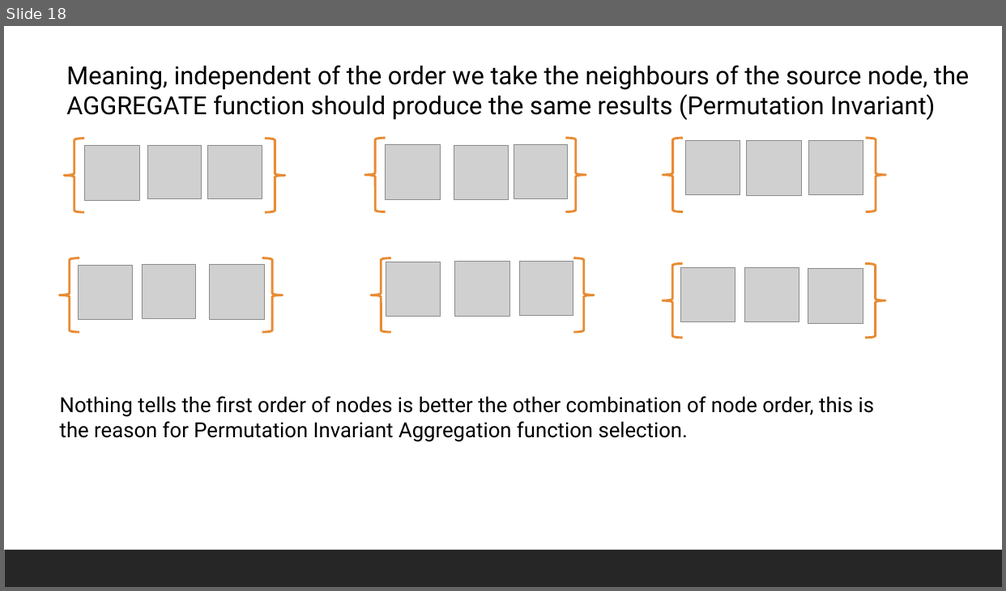
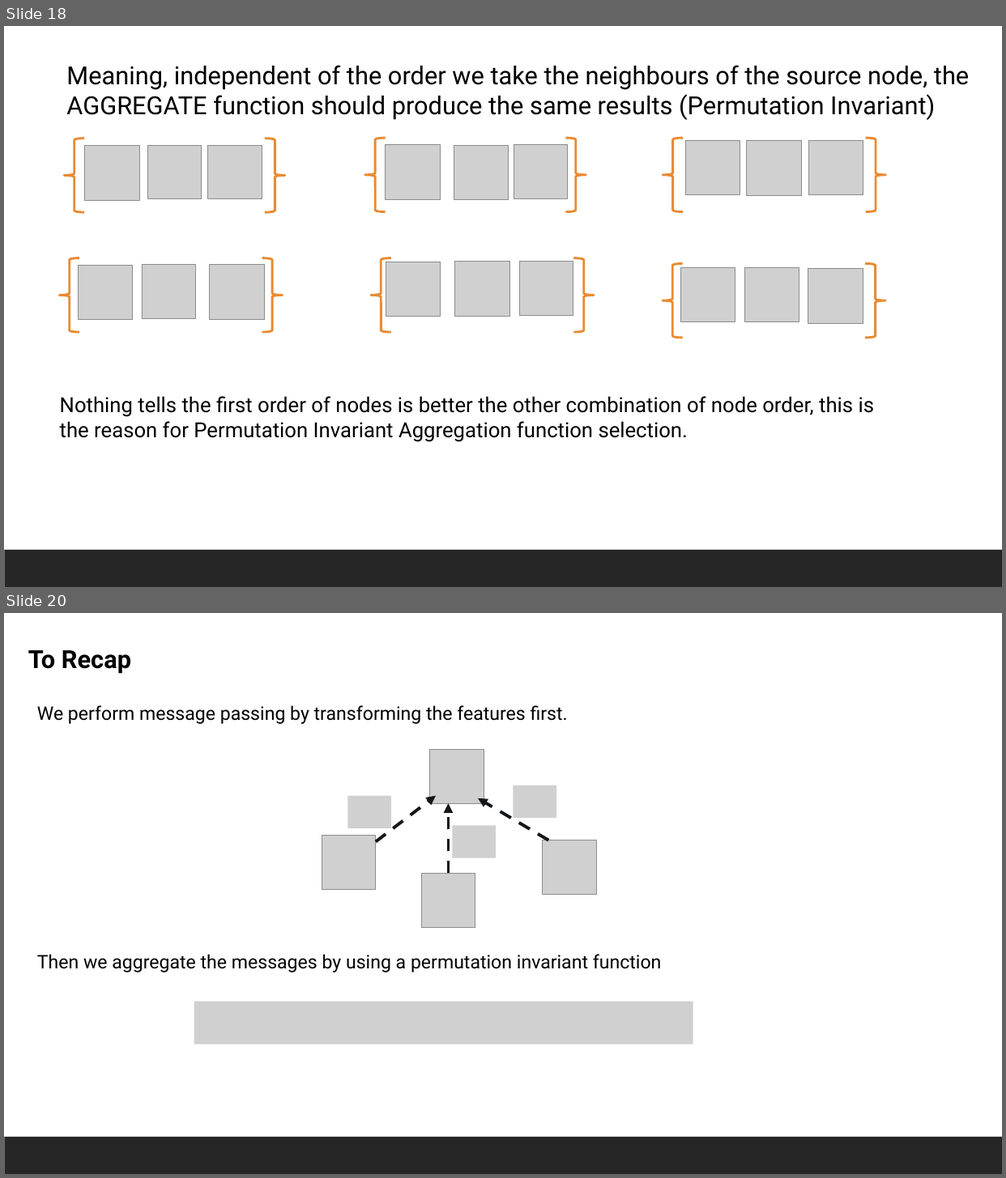
Before and after one commit to vmenan/gnn_workshop, a slide deck: Slides/Graph Neural Networks Theory and Application.pptx. Shown one above the other, each under a label of ours: slide 18 before the commit, slides 18 and 20 after it; the slides between them are not shown. The pictures are 1006x591 and 1006x1178 pixels, drawn with LibreOffice and Linux fonts; fonts in the diff are those of the drawing; grey boxes stand for pictures. Boxes give left, top, right and bottom in pixels: in the first picture for what was removed or moved away, otherwise in the second. Text is boxed around its words. In the diff, an @@ line names an element or a change of style, - is before the commit and + after.

```diff
--- a/Slides/Graph Neural Networks Theory and Application.pptx
+++ b/Slides/Graph Neural Networks Theory and Application.pptx
@@ slide 20 added at [4,613,1002,1174], background #FFFFFF; not listed: 1 template element that a slide beside it also shows @@
@@ text added at [28,650,131,674], 24 pt, text #000000, bold @@
+To Recap
@@ text added at [37,705,568,724], 18 pt, text #000000 @@
+We perform message passing by transforming the features first.
@@ picture added at [430,749,484,803] @@
@@ picture added at [347,796,391,828] @@
@@ arrow added from (376, 842) to (436, 796), #14171A 3 pt dashed @@
@@ arrow added from (449, 874) to (449, 804), #14171A 3 pt dashed @@
@@ arrow added from (549, 841) to (478, 798), #14171A 3 pt dashed @@
@@ picture added at [513,786,556,818] @@
@@ picture added at [453,825,496,858] @@
@@ picture added at [322,835,375,889] @@
@@ picture added at [543,841,596,895] @@
@@ picture added at [421,874,475,927] @@
@@ text added at [37,954,662,973], 18 pt, text #000000 @@
+Then we aggregate the messages by using a permutation invariant function
@@ picture added at [194,1002,693,1044] @@
```
Also in this commit, not shown: 1 slide changed, 4 other slides added.
